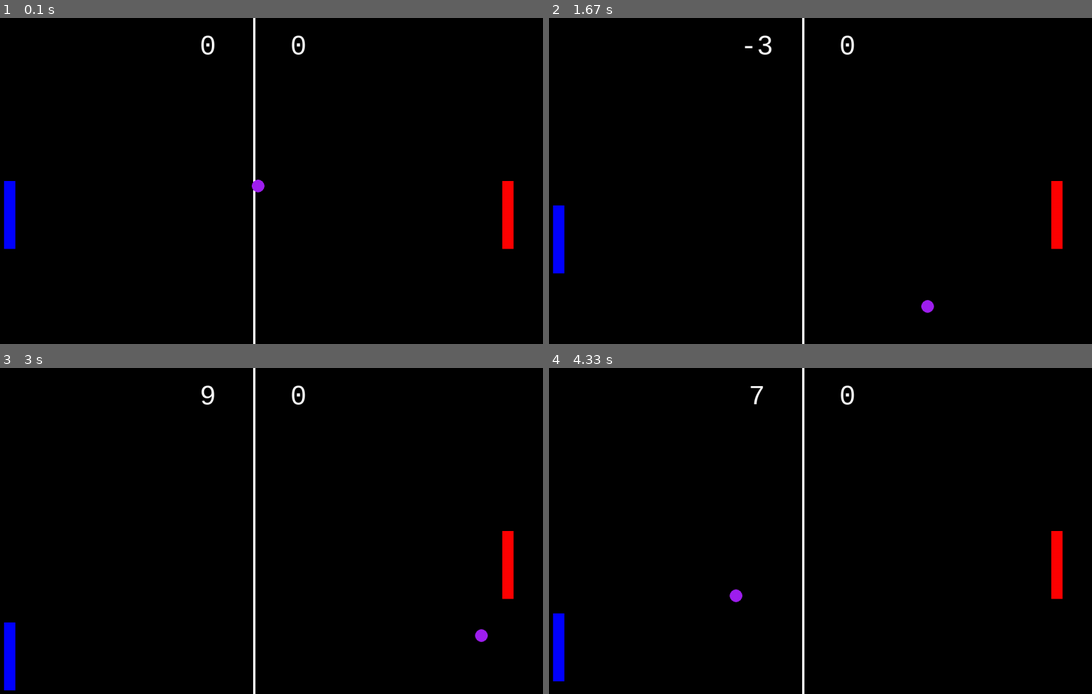
Above: before the commit, frames 1-4 (two rows, left to right).
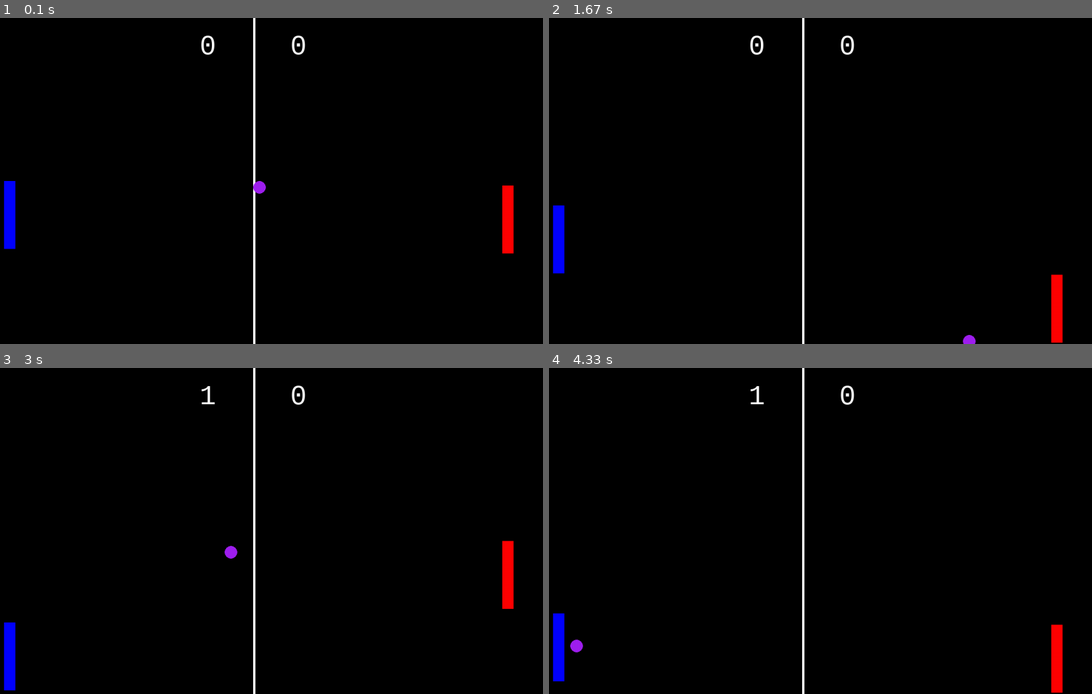
Above: after the commit, the same moments.

Repository: Tebryn05/pongPyGame
Game: pygame game, started from Pong.py
The game is run twice, just before and just after one commit, with the same random seed, the same clock (stepped at 60 frames per second) and the same inputs.
Inputs:
- Up to frame 1 (0.1 s): no input
- Up to frame 2 (1.67 s): tap K at 0.33 s; hold S 0.67-1.13 s; hold W 1.17-1.53 s; hold S from 1.57 s (still down)
- Up to frame 3 (3 s): tap K at 1.72, 2.78 s; release S at 1.93 s; hold W 1.97-2.27 s; hold J 2.3-2.6 s; hold S 2.3-2.6 s; hold S 2.63-2.93 s; hold W from 2.97 s (still down)
- Up to frame 4 (4.33 s): release W at 3.33 s; hold S 3.37-3.73 s; hold W 3.77-4.07 s; tap K at 3.92 s; hold S from 4.1 s (still down)

The runs differ from the first frame. In frame 1, 0.1% of the frame differs, in the area x 46-95%, y 49-73%; in frame 2, 1.2%, in the area x 36-95%, y 5-100%; in frame 3, 0.4%; in frame 4, 1.2%.

Commit message:
Add files via upload

Diff:
--- a/Pong.py
+++ b/Pong.py
@@ -1,5 +1,12 @@
+# Tebryn J. Branch
+# Started: August 30th, 2024
+# Last updated: September 2nd, 2024
+# Pong in Pygame
+
+# import modules needed
 import pygame
 import random
+import time
 
 # pygame setup
 pygame.init()
@@ -36,19 +43,22 @@
 player_score = 0
 cpu_score = 0
 
+# Paddle Speed
+paddle_speed = 300
+
 # ball movement with random numbers at start
-ball_movement = pygame.Vector2(random.randint(-300, 300), random.randint(-300, 300))
+ball_movement = pygame.Vector2(random.randint(-400, 400), random.randint(-400, 400))
 
 # print the ball movement at the start of the game
 print(ball_movement.x, ball_movement.y)
 
 # while the ball movement for x is too slow, keep generating random integers until you get a faster one
 while abs(ball_movement.x) < 150:
-    ball_movement.x = random.randint(-300, 300)
+    ball_movement.x = random.randint(-400, 400)
 
 # while the ball movement for y is too slow, keep generating random integers until you get a faster one
 while abs(ball_movement.y) < 150:
-    ball_movement.y = random.randint(-300, 300)
+    ball_movement.y = random.randint(-400, 400)
 
 # function for controlling how the ball moves
 def ball_move(ball_pos, player_score, cpu_score):
@@ -61,14 +71,14 @@
     if ball_pos.x <= 0:
         ball_pos.x = screen.get_width()/2
         ball_pos.y = screen.get_height()/2
-        ball_movement.x = random.randint(-300, 300)
-        ball_movement.y = random.randint(-300, 300)
+        ball_movement.x = random.randint(-400, 400)
+        ball_movement.y = random.randint(-400, 400)
 
         # while ball movements are slow generate random integers to make them faster
         while abs(ball_movement.x) < 150:
-            ball_movement.x = random.randint(-300, 300)
-        while abs(ball_movement.y) < 150:
-            ball_movement.y = random.randint(-300, 300)
+            ball_movement.x = random.randint(-400, 400)
+        while abs(ball_movement.y) < 150:
+            ball_movement.y = random.randint(-400, 400)
 
         cpu_score += 1
 
@@ -80,14 +90,14 @@
     if ball_pos.x >= screen.get_width():
         ball_pos.x = screen.get_width()/2
         ball_pos.y = screen.get_height()/2
-        ball_movement.x = random.randint(-300, 300)
-        ball_movement.y = random.randint(-300, 300)
+        ball_movement.x = random.randint(-400, 400)
+        ball_movement.y = random.randint(-400, 400)
 
         # while ball movements are slow generate random integers to make them faster
         while abs(ball_movement.x) < 150:
-            ball_movement.x = random.randint(-300, 300)
-        while abs(ball_movement.y) < 150:
-            ball_movement.y = random.randint(-300, 300)
+            ball_movement.x = random.randint(-400, 400)
+        while abs(ball_movement.y) < 150:
+            ball_movement.y = random.randint(-400, 400)
 
         player_score += 1
 
@@ -96,27 +106,40 @@
         print(player_score)
     # if the ball tries to go above then make it bounce off the top wall
     if ball_pos.y <= 0:
-        ball_movement.y = random.randint(150, 300)
+        ball_movement.y = random.randint(150, 400)
 
         # while ball movement for y is slow generate random integers to make them faster
         while abs(ball_movement.y) < 150:
-            ball_movement.y = random.randint(-300, 300)
+            ball_movement.y = random.randint(-400, 400)
 
         # print the ball movement for y
         print(ball_movement.y)
 
     # if it tries to go below the screen make it bounce off the bottom wall
     if ball_pos.y >= screen.get_height():
-        ball_movement.y = random.randint(-300, -150)
+        ball_movement.y = random.randint(-400, -150)
 
         # not typing this again
         while abs(ball_movement.y) < 150:
-            ball_movement.y = random.randint(-300, 300)
+            ball_movement.y = random.randint(-400, 400)
 
         # not typing this again
         print(ball_movement.y)
 
     return player_score, cpu_score
+
+def CPU_AI(cpu_pos, paddle_speed, dt, ball_pos):
+
+    if ball_pos.y < cpu_pos.y:
+        cpu_pos.y -= paddle_speed * dt
+    elif ball_pos.y > cpu_pos.y:
+        cpu_pos.y += paddle_speed * dt
+
+    if cpu_pos.y >= 567:
+        cpu_pos.y = 567
+    elif cpu_pos.y <= 4:
+        cpu_pos.y = 4
+
 
 # main loop
 while running:
@@ -160,11 +183,6 @@
     if keys[pygame.K_s]:
         player_pos.y += 300 * dt
 
-    # little thing to test score system
-    if keys[pygame.K_j]:
-        player_score += 1
-    elif keys[pygame.K_k]:
-        player_score -= 1
 
     # stop player from moving off the map
     if player_pos.y >= 567:
@@ -172,30 +190,36 @@
     elif player_pos.y <= 4:
         player_pos.y = 4
 
+
+
     # collision with paddles
     if player_pos.x <= ball_pos.x <= player_pos.x + paddle_width + ball_radius and player_pos.y <= ball_pos.y <= player_pos.y + paddle_height:
         ball_movement.x *= -1
 
 
-        if ball_pos.y > player_pos.y + (paddle_height / 4):
-            ball_movement.y = random.randint(150, 300)
-        elif ball_pos.y < player_pos.y - (paddle_height / 4):
-            ball_movement.y = random.randint(-300, -150)
+        if ball_pos.y > player_pos.y + (paddle_height / 3):
+            ball_movement.y = random.randint(150, 400)
+        elif ball_pos.y < player_pos.y - (paddle_height / 3):
+            ball_movement.y = random.randint(-400, -150)
         else:
             ball_movement.y = random.choice([-150, 150])
 
     if cpu_pos.x >= ball_pos.x >= cpu_pos.x - paddle_width + ball_radius and cpu_pos.y <= ball_pos.y <= cpu_pos.y + paddle_height:
         ball_movement.x *= -1
 
-        if ball_pos.y > cpu_pos.y + (paddle_height / 4):
-            ball_movement.y = random.randint(150, 300)
-        elif ball_pos.y < cpu_pos.y - (paddle_height / 4):
-            ball_movement.y = random.randint(-300, -150)
+        if ball_pos.y > cpu_pos.y + (paddle_height / 3):
+            ball_movement.y = random.randint(150, 400)
+        elif ball_pos.y < cpu_pos.y - (paddle_height / 3):
+            ball_movement.y = random.randint(-400, -150)
         else:
             ball_movement.y = random.choice([-150, 150])
 
     # call ball_movve
     player_score, cpu_score = ball_move(ball_pos, player_score, cpu_score)
+
+    # call CPU_AI
+    CPU_AI(cpu_pos, paddle_speed, dt, ball_pos)
+
     # flip() the display to put your work on screen
     pygame.display.flip()
     print(player_pos)
